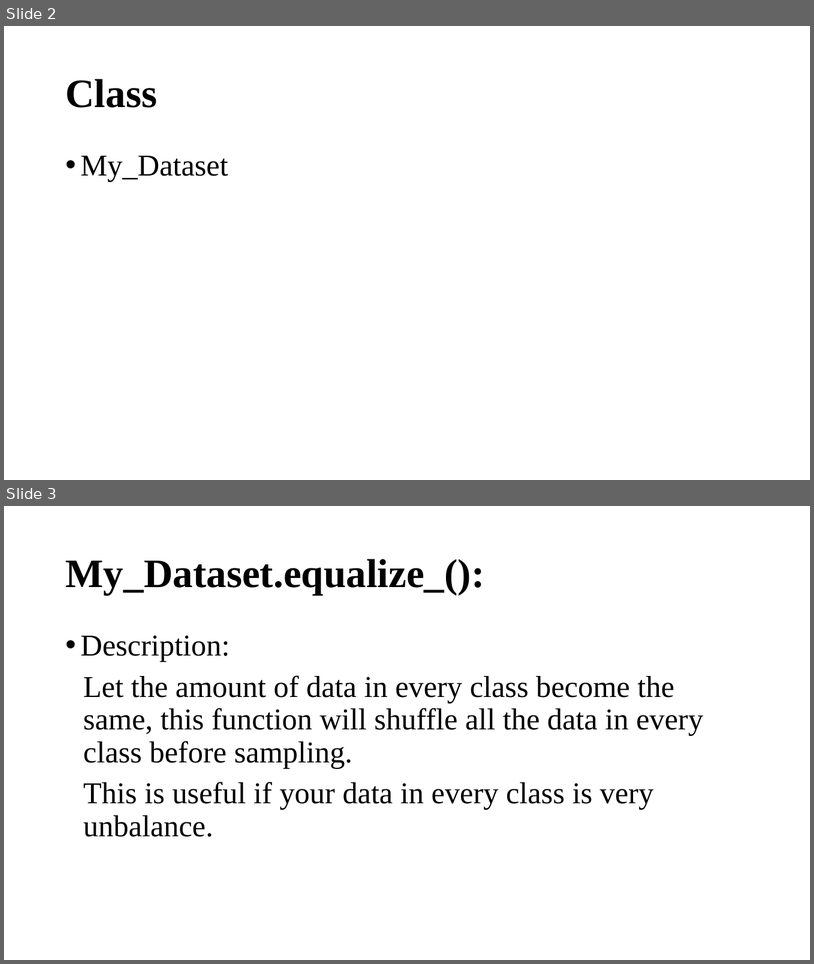
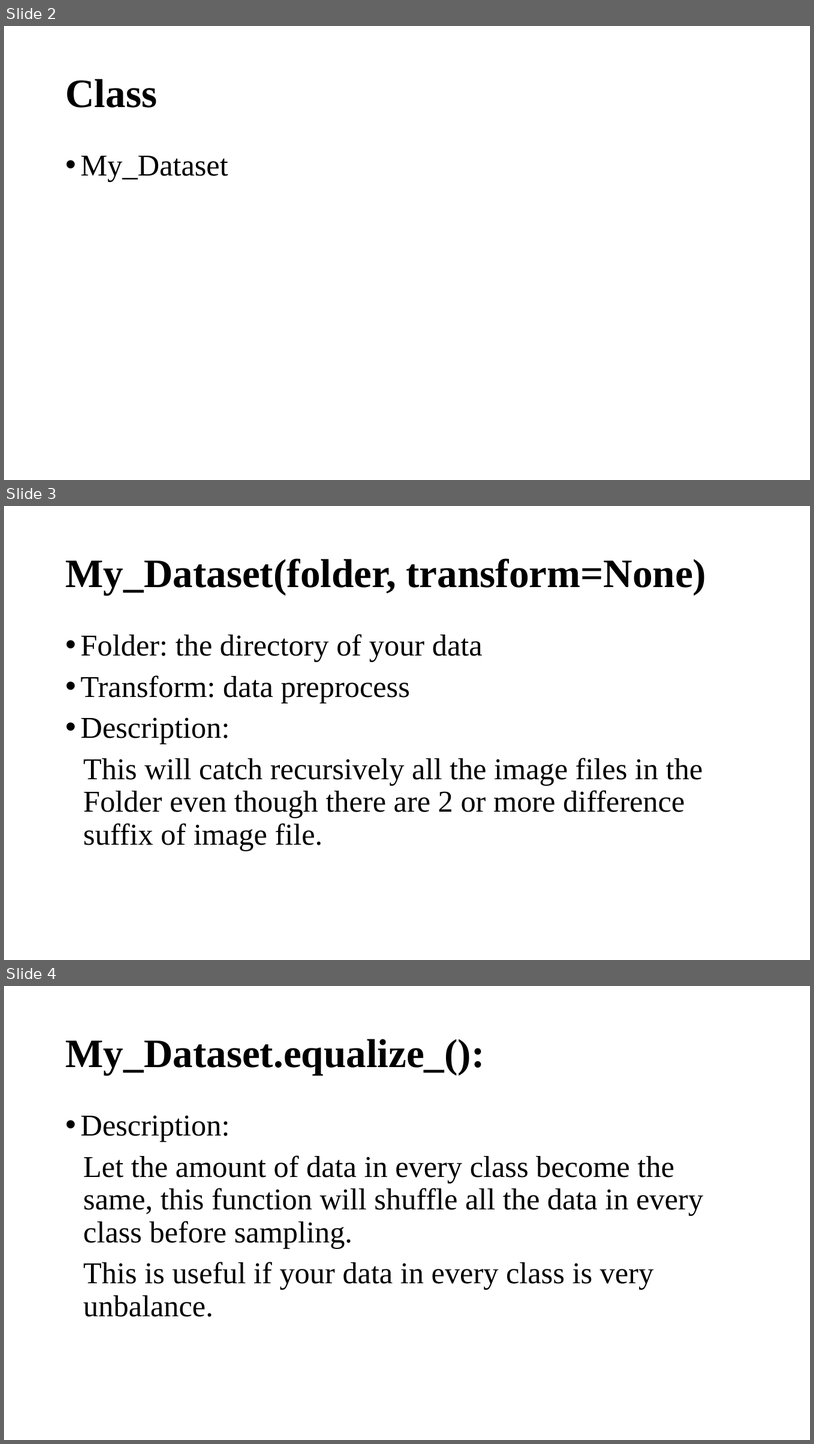
Before and after one commit to shyhyawJou/ExquisiteNetV2, a slide deck: library.pptx. Shown one above the other, each under a label of ours: slides 2 and 3 before the commit, slides 2, 3 and 4 after it. The pictures are 814x964 and 814x1444 pixels, drawn with LibreOffice and Linux fonts; fonts in the diff are those of the drawing. Boxes give left, top, right and bottom in pixels: in the first picture for what was removed or moved away, otherwise in the second. Text is boxed around its words. In the diff, an @@ line names an element or a change of style, - is before the commit and + after.

```diff
--- a/library.pptx
+++ b/library.pptx
@@ slide 3 added at (x1=4, y1=506, x2=810, y2=960), background #FFFFFF @@
@@ title added at (x1=65, y1=558, x2=707, y2=594), 48 pt, text #000000, bold @@
+My_Dataset(folder, transform=None)
@@ text added at (x1=81, y1=634, x2=703, y2=850), 36 pt, text #000000 @@
+• Folder: the directory of your data
+• Transform: data preprocess
+• Description:
+This will catch recursively all the image files in the Folder even though there are 2 or more difference suffix of image file.
@@ what was slide 3 is now slide 4 @@
```
